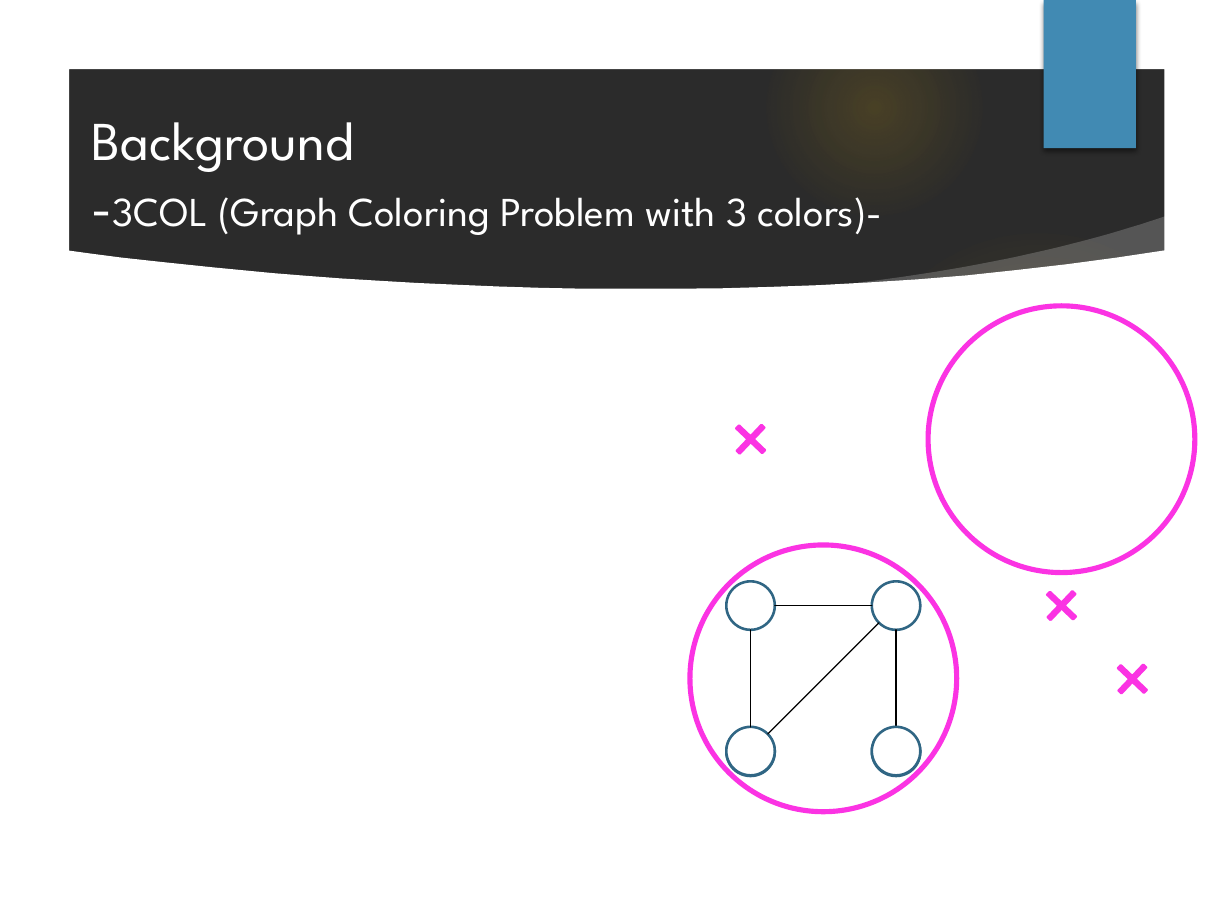
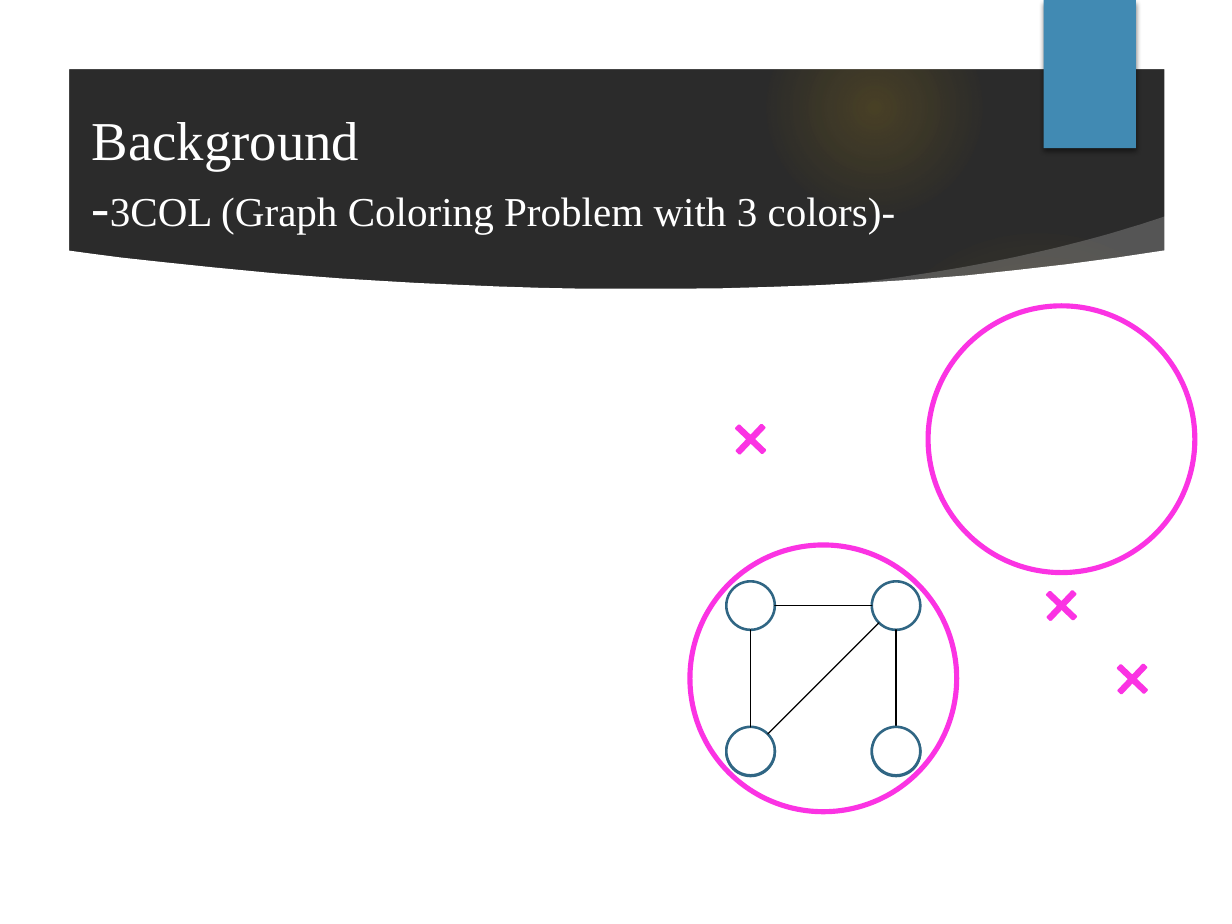
Before and after one commit to Masukane/slides, a slide deck: slide 3 of masukaneICIIC2018.pptm. Drawn at 1232x924 pixels with LibreOffice and Linux fonts; fonts in the diff are those of the drawing; grey boxes stand for pictures; background and template pictures are left out; a plain dark background stands for a picture behind light text. Boxes give left, top, right and bottom in pixels: in the first picture for what was removed or moved away, otherwise in the second. Text is boxed around its words. In the diff, an @@ line names an element or a change of style, - is before the commit and + after.

```diff
--- a/masukaneICIIC2018.pptm
+++ b/masukaneICIIC2018.pptm
@@ title "Background -3COL (Graph Coloring Problem ..." at box(92, 122, 896, 234): font League Spartan to Times New Roman @@
```
Also in this commit, not shown: 12 other slides changed.
